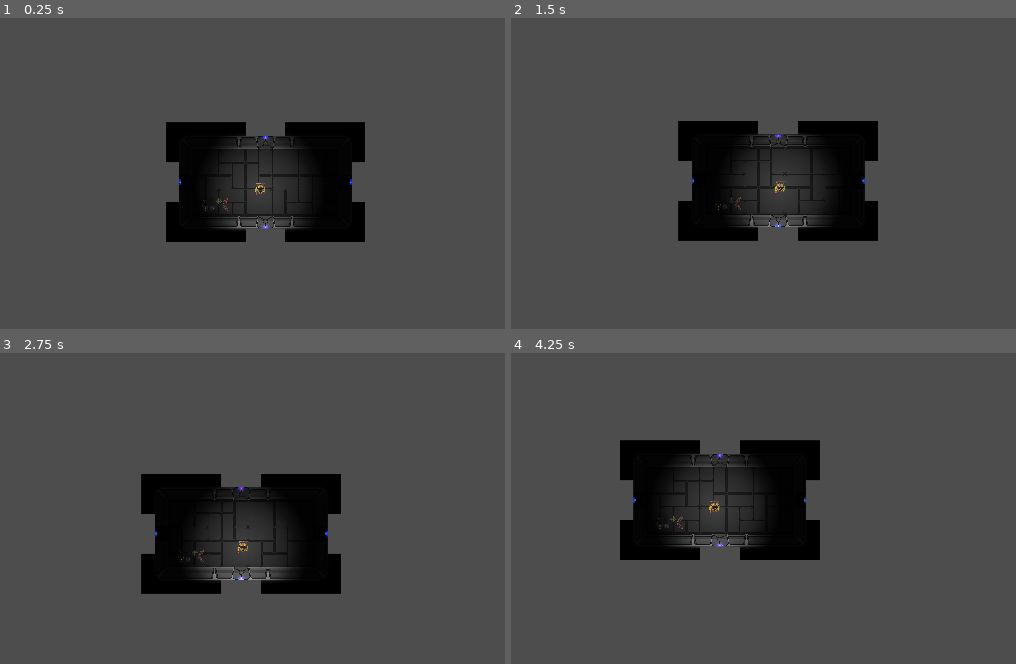
Above: before the commit, frames 1-4 (two rows, left to right).
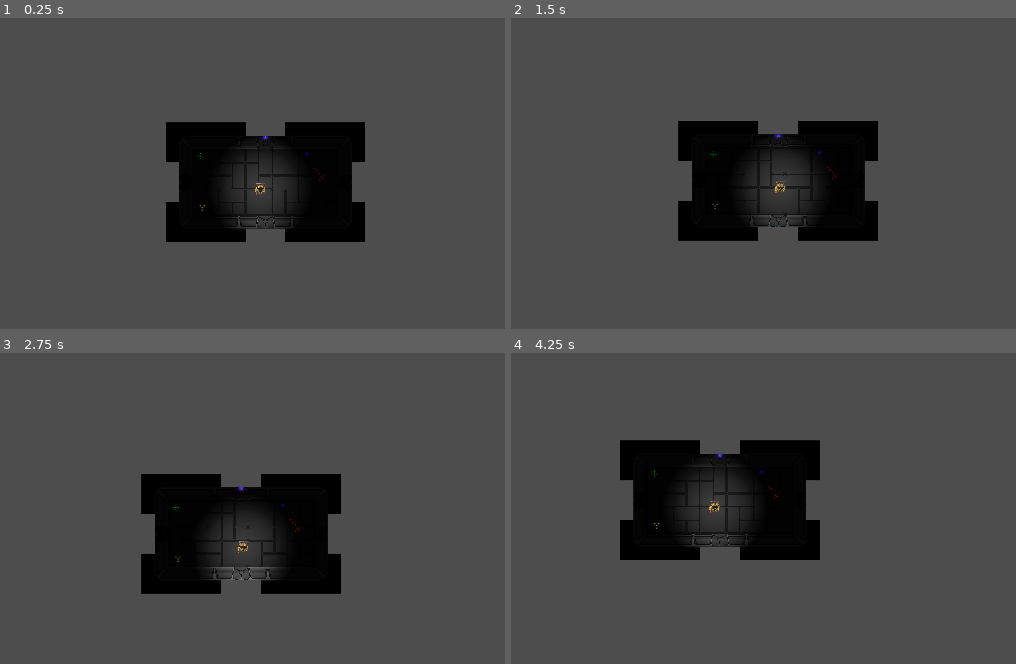
Above: after the commit, the same moments.

Repository: ocarina0001/gameoff-2024
Game: Godot game, scene res://Scenes/Worlds/prototype_world.tscn
Two runs of this game, one before a commit and one after it. Both use one fixed random seed, a clock stepped at 60 frames per second and the inputs below.
Inputs (mouse positions are in pixels of both pictures, inside the frame that each line leads up to):
- Up to frame 1 (0.25 s): no input
- Up to frame 2 (1.5 s): tap Enter at 0.5 s; move the mouse to (945, 167) at 0.52 s; tap A (a) at 0.6 s; tap D (d) at 0.8, 1.35 s; move the mouse to (612, 210) at 1.27 s
- Up to frame 3 (2.75 s): tap S (s) at 1.55, 2.1 s; move the mouse to (338, 424) at 2.02 s; tap W (w) at 2.3 s
- Up to frame 4 (4.25 s): move the mouse to (733, 614) at 2.77 s; tap W (w) at 2.85 s; tap A (a) at 3.05, 3.6 s; move the mouse to (1010, 589) at 3.52 s; tap D (d) at 3.8 s

The runs differ from the first frame. In frame 1, 0.9% of the frame differs, in the area x 35-70%, y 37-68%; in frame 2, 0.8%; in frame 3, 0.5%; in frame 4, 0.9%.

Commit message:
cool freaking lights (and item scenes)

Diff:
--- /dev/null
+++ b/Scenes/Items/Ammo_Ballistic/Ammo_Ballistic.tscn
@@ -0,0 +1,39 @@
+[gd_scene load_steps=4 format=3 uid="uid://dfhi1x0264j8k"]
+
+[ext_resource type="Texture2D" uid="uid://lmb307qv4l41" path="res://Sprites/item_sheet_prototype.png" id="1_u4tbt"]
+
+[sub_resource type="Gradient" id="Gradient_1f3na"]
+colors = PackedColorArray(1, 1, 1, 1, 0, 0, 0, 1)
+
+[sub_resource type="GradientTexture2D" id="GradientTexture2D_43d4y"]
+gradient = SubResource("Gradient_1f3na")
+fill = 1
+fill_from = Vector2(0.5, 0.5)
+fill_to = Vector2(1, 0.5)
+
+[node name="AmmoBallistic" type="Node2D"]
+
+[node name="Sprite2D" type="Sprite2D" parent="."]
+texture = ExtResource("1_u4tbt")
+region_enabled = true
+region_rect = Rect2(48, 16, 16, 16)
+
+[node name="LightContainer" type="Node2D" parent="Sprite2D"]
+
+[node name="PointLight2D" type="PointLight2D" parent="Sprite2D/LightContainer"]
+position = Vector2(-6, -6)
+scale = Vector2(0.1, 0.1)
+color = Color(1, 0, 0, 1)
+texture = SubResource("GradientTexture2D_43d4y")
+
+[node name="PointLight2D2" type="PointLight2D" parent="Sprite2D/LightContainer"]
+position = Vector2(-4.76837e-07, -4.76837e-07)
+scale = Vector2(0.1, 0.1)
+color = Color(1, 0, 0, 1)
+texture = SubResource("GradientTexture2D_43d4y")
+
+[node name="PointLight2D3" type="PointLight2D" parent="Sprite2D/LightContainer"]
+position = Vector2(6, 6)
+scale = Vector2(0.1, 0.1)
+color = Color(1, 0, 0, 1)
+texture = SubResource("GradientTexture2D_43d4y")
--- /dev/null
+++ b/Scenes/Items/Ammo_Pneumatic/Ammo_Pneumatic.tscn
@@ -0,0 +1,45 @@
+[gd_scene load_steps=4 format=3 uid="uid://duci7spge2m4h"]
+
+[ext_resource type="Texture2D" uid="uid://lmb307qv4l41" path="res://Sprites/item_sheet_prototype.png" id="1_iwsft"]
+
+[sub_resource type="Gradient" id="Gradient_s0pwu"]
+colors = PackedColorArray(1, 1, 1, 1, 0, 0, 0, 1)
+
+[sub_resource type="GradientTexture2D" id="GradientTexture2D_4k6dc"]
+gradient = SubResource("Gradient_s0pwu")
+fill = 1
+fill_from = Vector2(0.5, 0.5)
+fill_to = Vector2(1, 0.5)
+
+[node name="AmmoPneumatic" type="Node2D"]
+
+[node name="Sprite2D" type="Sprite2D" parent="."]
+texture = ExtResource("1_iwsft")
+region_enabled = true
+region_rect = Rect2(48, 0, 16, 16)
+
+[node name="LightContainer" type="Node2D" parent="."]
+
+[node name="PointLight2D" type="PointLight2D" parent="LightContainer"]
+position = Vector2(6, -6)
+scale = Vector2(0.1, 0.1)
+color = Color(1, 0, 0, 1)
+texture = SubResource("GradientTexture2D_4k6dc")
+
+[node name="PointLight2D2" type="PointLight2D" parent="LightContainer"]
+position = Vector2(-6, 6)
+scale = Vector2(0.1, 0.1)
+color = Color(1, 0, 0, 1)
+texture = SubResource("GradientTexture2D_4k6dc")
+
+[node name="PointLight2D3" type="PointLight2D" parent="LightContainer"]
+position = Vector2(-2, -2)
+scale = Vector2(0.1, 0.1)
+color = Color(1, 0, 0, 1)
+texture = SubResource("GradientTexture2D_4k6dc")
+
+[node name="PointLight2D4" type="PointLight2D" parent="LightContainer"]
+position = Vector2(2, 2)
+scale = Vector2(0.1, 0.1)
+color = Color(1, 0, 0, 1)
+texture = SubResource("GradientTexture2D_4k6dc")
--- /dev/null
+++ b/Scenes/Items/Health/Health.tscn
@@ -0,0 +1,51 @@
+[gd_scene load_steps=4 format=3 uid="uid://dqmodqfr6x6gd"]
+
+[ext_resource type="Texture2D" uid="uid://lmb307qv4l41" path="res://Sprites/item_sheet_prototype.png" id="1_ifl1u"]
+
+[sub_resource type="Gradient" id="Gradient_5dwqq"]
+colors = PackedColorArray(1, 1, 1, 1, 0, 0, 0, 1)
+
+[sub_resource type="GradientTexture2D" id="GradientTexture2D_bvsfp"]
+gradient = SubResource("Gradient_5dwqq")
+fill = 1
+fill_from = Vector2(0.5, 0.5)
+fill_to = Vector2(1, 0.5)
+
+[node name="Health" type="Node2D"]
+
+[node name="Sprite2D" type="Sprite2D" parent="."]
+texture = ExtResource("1_ifl1u")
+region_enabled = true
+region_rect = Rect2(32, 0, 16, 16)
+
+[node name="LightContainer" type="Node2D" parent="."]
+
+[node name="PointLight2D" type="PointLight2D" parent="LightContainer"]
+position = Vector2(0, -6)
+scale = Vector2(0.1, 0.1)
+color = Color(0, 1, 0, 1)
+texture = SubResource("GradientTexture2D_bvsfp")
+
+[node name="PointLight2D5" type="PointLight2D" parent="LightContainer"]
+position = Vector2(0, -4.76837e-07)
+scale = Vector2(0.1, 0.1)
+color = Color(0, 1, 0, 1)
+texture = SubResource("GradientTexture2D_bvsfp")
+
+[node name="PointLight2D2" type="PointLight2D" parent="LightContainer"]
+position = Vector2(0, 6)
+scale = Vector2(0.1, 0.1)
+color = Color(0, 1, 0, 1)
+texture = SubResource("GradientTexture2D_bvsfp")
+
+[node name="PointLight2D3" type="PointLight2D" parent="LightContainer"]
+position = Vector2(6, -4.76837e-07)
+scale = Vector2(0.1, 0.1)
+color = Color(0, 1, 0, 1)
+texture = SubResource("GradientTexture2D_bvsfp")
+
+[node name="PointLight2D4" type="PointLight2D" parent="LightContainer"]
+position = Vector2(-6, -4.76837e-07)
+scale = Vector2(0.1, 0.1)
+color = Color(0, 1, 0, 1)
+texture = SubResource("GradientTexture2D_bvsfp")
--- /dev/null
+++ b/Scenes/Items/Oxygen/Oxygen.tscn
@@ -0,0 +1,45 @@
+[gd_scene load_steps=4 format=3 uid="uid://b452hxcv2s4a8"]
+
+[ext_resource type="Texture2D" uid="uid://lmb307qv4l41" path="res://Sprites/item_sheet_prototype.png" id="1_mrgfr"]
+
+[sub_resource type="Gradient" id="Gradient_4qipc"]
+colors = PackedColorArray(1, 1, 1, 1, 0, 0, 0, 1)
+
+[sub_resource type="GradientTexture2D" id="GradientTexture2D_1law2"]
+gradient = SubResource("Gradient_4qipc")
+fill = 1
+fill_from = Vector2(0.5, 0.5)
+fill_to = Vector2(1, 0.5)
+
+[node name="Oxygen" type="Node2D"]
+
+[node name="Sprite2D" type="Sprite2D" parent="."]
+texture = ExtResource("1_mrgfr")
+region_enabled = true
+region_rect = Rect2(16, 16, 16, 16)
+
+[node name="LightContainer" type="Node2D" parent="."]
+
+[node name="PointLight2D" type="PointLight2D" parent="LightContainer"]
+position = Vector2(-3, -4.76837e-07)
+scale = Vector2(0.1, 0.1)
+color = Color(0, 0, 1, 1)
+texture = SubResource("GradientTexture2D_1law2")
+
+[node name="PointLight2D2" type="PointLight2D" parent="LightContainer"]
+position = Vector2(0, -2)
+scale = Vector2(0.1, 0.1)
+color = Color(0, 0, 1, 1)
+texture = SubResource("GradientTexture2D_1law2")
+
+[node name="PointLight2D3" type="PointLight2D" parent="LightContainer"]
+position = Vector2(3, -1.19209e-07)
+scale = Vector2(0.1, 0.1)
+color = Color(0, 0, 1, 1)
+texture = SubResource("GradientTexture2D_1law2")
+
+[node name="PointLight2D4" type="PointLight2D" parent="LightContainer"]
+position = Vector2(2.38419e-07, 2)
+scale = Vector2(0.1, 0.1)
+color = Color(0, 0, 1, 1)
+texture = SubResource("GradientTexture2D_1law2")
--- /dev/null
+++ b/Scenes/Items/Shield/Shield.tscn
@@ -0,0 +1,44 @@
+[gd_scene load_steps=4 format=3 uid="uid://dacsok24ohbm4"]
+
+[ext_resource type="Texture2D" uid="uid://lmb307qv4l41" path="res://Sprites/item_sheet_prototype.png" id="1_1ladb"]
+
+[sub_resource type="Gradient" id="Gradient_adigj"]
+colors = PackedColorArray(1, 1, 1, 1, 0, 0, 0, 1)
+
+[sub_resource type="GradientTexture2D" id="GradientTexture2D_8ukde"]
+gradient = SubResource("Gradient_adigj")
+fill = 1
+fill_from = Vector2(0.5, 0.5)
+fill_to = Vector2(1, 0.5)
+
+[node name="Shield" type="Node2D"]
+
+[node name="Sprite2D" type="Sprite2D" parent="."]
+texture = ExtResource("1_1ladb")
+region_enabled = true
+region_rect = Rect2(0, 16, 16, 16)
+
+[node name="LightContainer" type="Node2D" parent="."]
+
+[node name="PointLight2D" type="PointLight2D" parent="LightContainer"]
+scale = Vector2(0.1, 0.1)
+color = Color(1, 1, 0, 1)
+texture = SubResource("GradientTexture2D_8ukde")
+
+[node name="PointLight2D2" type="PointLight2D" parent="LightContainer"]
+position = Vector2(0, 6)
+scale = Vector2(0.1, 0.1)
+color = Color(1, 1, 0, 1)
+texture = SubResource("GradientTexture2D_8ukde")
+
+[node name="PointLight2D3" type="PointLight2D" parent="LightContainer"]
+position = Vector2(5, -5)
+scale = Vector2(0.1, 0.1)
+color = Color(1, 1, 0, 1)
+texture = SubResource("GradientTexture2D_8ukde")
+
+[node name="PointLight2D4" type="PointLight2D" parent="LightContainer"]
+position = Vector2(-5, -5)
+scale = Vector2(0.1, 0.1)
+color = Color(1, 1, 0, 1)
+texture = SubResource("GradientTexture2D_8ukde")
--- a/Scenes/Player/player.tscn
+++ b/Scenes/Player/player.tscn
@@ -38,14 +38,14 @@
 smooth_lean = 5
 
 [node name="ShadeLight" type="PointLight2D" parent="."]
-scale = Vector2(10, 10)
+scale = Vector2(8, 8)
 energy = 0.8
 shadow_enabled = true
 shadow_filter_smooth = 16.0
 texture = SubResource("GradientTexture2D_iue1n")
 
 [node name="ShadelessLight" type="PointLight2D" parent="."]
-scale = Vector2(8, 8)
+scale = Vector2(6, 6)
 energy = 0.4
 shadow_filter_smooth = 16.0
 texture = SubResource("GradientTexture2D_iue1n")
--- a/Scenes/Worlds/prototype_world.tscn
+++ b/Scenes/Worlds/prototype_world.tscn
@@ -1,8 +1,12 @@
-[gd_scene load_steps=20 format=4 uid="uid://voadx303h3ty"]
+[gd_scene load_steps=14 format=4 uid="uid://voadx303h3ty"]
 
 [ext_resource type="PackedScene" uid="uid://c0j1yllh8jusm" path="res://Scenes/Player/player.tscn" id="1_m54wk"]
 [ext_resource type="Texture2D" uid="uid://pfqrbnr62egt" path="res://Sprites/tilesheet_prototype2.png" id="1_oqjbo"]
-[ext_resource type="Texture2D" uid="uid://lmb307qv4l41" path="res://Sprites/item_sheet_prototype.png" id="2_fapu3"]
+[ext_resource type="PackedScene" uid="uid://dacsok24ohbm4" path="res://Scenes/Items/Shield/Shield.tscn" id="3_8u2pn"]
+[ext_resource type="PackedScene" uid="uid://dqmodqfr6x6gd" path="res://Scenes/Items/Health/Health.tscn" id="4_coorm"]
+[ext_resource type="PackedScene" uid="uid://duci7spge2m4h" path="res://Scenes/Items/Ammo_Pneumatic/Ammo_Pneumatic.tscn" id="5_lr76e"]
+[ext_resource type="PackedScene" uid="uid://dfhi1x0264j8k" path="res://Scenes/Items/Ammo_Ballistic/Ammo_Ballistic.tscn" id="6_odcdt"]
+[ext_resource type="PackedScene" uid="uid://b452hxcv2s4a8" path="res://Scenes/Items/Oxygen/Oxygen.tscn" id="7_x2mvb"]
 
 [sub_resource type="TileSetAtlasSource" id="TileSetAtlasSource_xashg"]
 texture = ExtResource("1_oqjbo")
@@ -92,51 +96,6 @@
 fill_from = Vector2(0.5, 0.5)
 fill_to = Vector2(0.587156, 0.46789)
 
-[sub_resource type="Gradient" id="Gradient_3231k"]
-colors = PackedColorArray(0.0509804, 0.952941, 0.0627451, 1, 0, 0, 0, 1)
-
-[sub_resource type="GradientTexture2D" id="GradientTexture2D_34vta"]
-gradient = SubResource("Gradient_3231k")
-fill = 1
-fill_from = Vector2(0.5, 0.5)
-fill_to = Vector2(0.559633, 0.481651)
-
-[sub_resource type="Gradient" id="Gradient_08vmi"]
-colors = PackedColorArray(0.945098, 0.054902, 0.0392157, 1, 0, 0, 0, 1)
-
-[sub_resource type="GradientTexture2D" id="GradientTexture2D_b5q6i"]
-gradient = SubResource("Gradient_08vmi")
-fill = 1
-fill_from = Vector2(0.5, 0.5)
-fill_to = Vector2(0.522936, 0.5)
-
-[sub_resource type="Gradient" id="Gradient_8w8rw"]
-colors = PackedColorArray(0.87451, 0.87451, 0.192157, 1, 0, 0, 0, 1)
-
-[sub_resource type="GradientTexture2D" id="GradientTexture2D_qt1sa"]
-gradient = SubResource("Gradient_8w8rw")
-fill = 1
-fill_from = Vector2(0.5, 0.5)
-fill_to = Vector2(0.53211, 0.518349)
-
-[sub_resource type="Gradient" id="Gradient_xp5hd"]
-colors = PackedColorArray(0.054902, 0.509804, 0.945098, 1, 0, 0, 0, 1)
-
-[sub_resource type="GradientTexture2D" id="GradientTexture2D_awvy7"]
-gradient = SubResource("Gradient_xp5hd")
-fill = 1
-fill_from = Vector2(0.5, 0.5)
-fill_to = Vector2(0.490826, 0.481651)
-
-[sub_resource type="Gradient" id="Gradient_r8nw0"]
-colors = PackedColorArray(0.0588235, 0.952941, 0.0745098, 1, 0, 0, 0, 1)
-
-[sub_resource type="GradientTexture2D" id="GradientTexture2D_apgo0"]
-gradient = SubResource("Gradient_r8nw0")
-fill = 1
-fill_from = Vector2(0.5, 0.5)
-fill_to = Vector2(0.53211, 0.513761)
-
 [node name="prototype_world" type="Node2D"]
 
 [node name="CanvasModulate" type="CanvasModulate" parent="."]
@@ -145,10 +104,6 @@
 [node name="TileMapLayer" type="TileMapLayer" parent="."]
 tile_map_data = PackedByteArray("AAD7//3/AQAAAAAAAAD8//3/AQADAAAAAAD9//3/AQADAAAAAAD+//3/AQADAAAAAAD///3/AQACAAAAAAABAP …(816 unchanged characters)…
 tile_set = SubResource("TileSet_3elbs")
-
-[node name="ItemSheetPrototype" type="Sprite2D" parent="."]
-position = Vector2(-72, 70)
-texture = ExtResource("2_fapu3")
 
 [node name="player" parent="." instance=ExtResource("1_m54wk")]
 position = Vector2(36, 31)
@@ -167,150 +122,17 @@
 position = Vector2(48, -90)
 texture = SubResource("GradientTexture2D_io26i")
 
-[node name="test door light containter3" type="Node2D" parent="."]
+[node name="Shield" parent="." instance=ExtResource("3_8u2pn")]
+position = Vector2(-104, 77)
 
-[node name="Door Light" type="PointLight2D" parent="test door light containter3"]
-position = Vector2(255, 12)
-texture = SubResource("GradientTexture2D_813pk")
+[node name="Health" parent="." instance=ExtResource("4_coorm")]
+position = Vector2(-109, -47)
 
-[node name="Door Light2" type="PointLight2D" parent="test door light containter3"]
-position = Vector2(255, 20)
-texture = SubResource("GradientTexture2D_813pk")
+[node name="AmmoPneumatic" parent="." instance=ExtResource("5_lr76e")]
+position = Vector2(184, 5)
 
-[node name="unlock Light" type="PointLight2D" parent="test door light containter3"]
-position = Vector2(251, 16)
-texture = SubResource("GradientTexture2D_34vta")
+[node name="AmmoBallistic" parent="." instance=ExtResource("6_odcdt")]
+position = Vector2(172, -11)
 
-[node name="test door light containter4" type="Node2D" parent="."]
-
-[node name="Door Light" type="PointLight2D" parent="test door light containter4"]
-position = Vector2(-159, 12)
-texture = SubResource("GradientTexture2D_813pk")
-
-[node name="Door Light2" type="PointLight2D" parent="test door light containter4"]
-position = Vector2(-159, 20)
-texture = SubResource("GradientTexture2D_813pk")
-
-[node name="unlock Light" type="PointLight2D" parent="test door light containter4"]
-position = Vector2(-155, 16)
-texture = SubResource("GradientTexture2D_34vta")
-
-[node name="test door light containter2" type="Node2D" parent="."]
-
-[node name="Door Light" type="PointLight2D" parent="test door light containter2"]
-position = Vector2(44.0001, 126)
-rotation = -3.14159
-texture = SubResource("GradientTexture2D_813pk")
-
-[node name="Door Light2" type="PointLight2D" parent="test door light containter2"]
-position = Vector2(52.0001, 126)
-rotation = -3.14159
-texture = SubResource("GradientTexture2D_813pk")
-
-[node name="Lock Light" type="PointLight2D" parent="test door light containter2"]
-position = Vector2(48, 122)
-rotation = -3.14159
-texture = SubResource("GradientTexture2D_io26i")
-
-[node name="pickup lights" type="Node2D" parent="."]
-position = Vector2(210, 20)
-
-[node name="ammo2" type="Node2D" parent="pickup lights"]
-
-[node name="ammo light5" type="PointLight2D" parent="pickup lights/ammo2"]
-position = Vector2(-264, 52)
-texture = SubResource("GradientTexture2D_b5q6i")
-
-[node name="ammo light6" type="PointLight2D" parent="pickup lights/ammo2"]
-position = Vector2(-252, 64)
-texture = SubResource("GradientTexture2D_b5q6i")
-
-[node name="ammo light7" type="PointLight2D" parent="pickup lights/ammo2"]
-position = Vector2(-258, 58)
-texture = SubResource("GradientTexture2D_b5q6i")
-
-[node name="ammo1" type="Node2D" parent="pickup lights"]
-
-[node name="ammo light" type="PointLight2D" parent="pickup lights/ammo1"]
-position = Vector2(-264, 48)
-texture = SubResource("GradientTexture2D_b5q6i")
-
-[node name="ammo light2" type="PointLight2D" parent="pickup lights/ammo1"]
-position = Vector2(-261, 39)
-texture = SubResource("GradientTexture2D_b5q6i")
-
-[node name="ammo light3" type="PointLight2D" parent="pickup lights/ammo1"]
-position = Vector2(-255, 45)
-texture = SubResource("GradientTexture2D_b5q6i")
-
-[node name="ammo light4" type="PointLight2D" parent="pickup lights/ammo1"]
-position = Vector2(-252, 36)
-texture = SubResource("GradientTexture2D_b5q6i")
-
-[node name="pickup lights2" type="Node2D" parent="."]
-position = Vector2(210, 20)
-
-[node name="shield" type="Node2D" parent="pickup lights2"]
-
-[node name="shiled light" type="PointLight2D" parent="pickup lights2/shield"]
-position = Vector2(-312, 52)
-texture = SubResource("GradientTexture2D_qt1sa")
-
-[node name="shiled light2" type="PointLight2D" parent="pickup lights2/shield"]
-position = Vector2(-306, 58)
-texture = SubResource("GradientTexture2D_qt1sa")
-
-[node name="shiled light3" type="PointLight2D" parent="pickup lights2/shield"]
-position = Vector2(-306, 65)
-texture = SubResource("GradientTexture2D_qt1sa")
-
-[node name="shiled light4" type="PointLight2D" parent="pickup lights2/shield"]
-position = Vector2(-300, 52)
-texture = SubResource("GradientTexture2D_qt1sa")
-
-[node name="oxygen" type="Node2D" parent="pickup lights2"]
-
-[node name="o2 light" type="PointLight2D" parent="pickup lights2/oxygen"]
-position = Vector2(-293, 57)
-energy = 2.0
-texture = SubResource("GradientTexture2D_awvy7")
-
-[node name="o2 light3" type="PointLight2D" parent="pickup lights2/oxygen"]
-position = Vector2(-287, 59)
-energy = 2.0
-texture = SubResource("GradientTexture2D_awvy7")
-
-[node name="o2 light4" type="PointLight2D" parent="pickup lights2/oxygen"]
-position = Vector2(-291, 61)
-energy = 2.0
-texture = SubResource("GradientTexture2D_awvy7")
-
-[node name="o2 light2" type="PointLight2D" parent="pickup lights2/oxygen"]
-position = Vector2(-289, 55)
-energy = 2.0
-texture = SubResource("GradientTexture2D_awvy7")
-
-[node name="pickup lights3" type="Node2D" parent="."]
-visible = false
-
-[node name="health" type="Node2D" parent="pickup lights3"]
-
-[node name="health light" type="PointLight2D" parent="pickup lights3"]
-position = Vector2(-274, 42)
-texture = SubResource("GradientTexture2D_apgo0")
-
-[node name="health light2" type="PointLight2D" parent="pickup lights3"]
-position = Vector2(-274, 35)
-texture = SubResource("GradientTexture2D_apgo0")
-
-[node name="health light3" type="PointLight2D" parent="pickup lights3"]
-position = Vector2(-267, 42)
-texture = SubResource("GradientTexture2D_apgo0")
-
-[node name="health light4" type="PointLight2D" parent="pickup lights3"]
-position = Vector2(-274, 49)
-texture = SubResource("GradientTexture2D_apgo0")
-
-[node name="health light5" type="PointLight2D" parent="pickup lights3"]
-position = Vector2(-281, 42)
-texture = SubResource("GradientTexture2D_apgo0")
+[node name="Oxygen" parent="." instance=ExtResource("7_x2mvb")]
+position = Vector2(148, -52)
